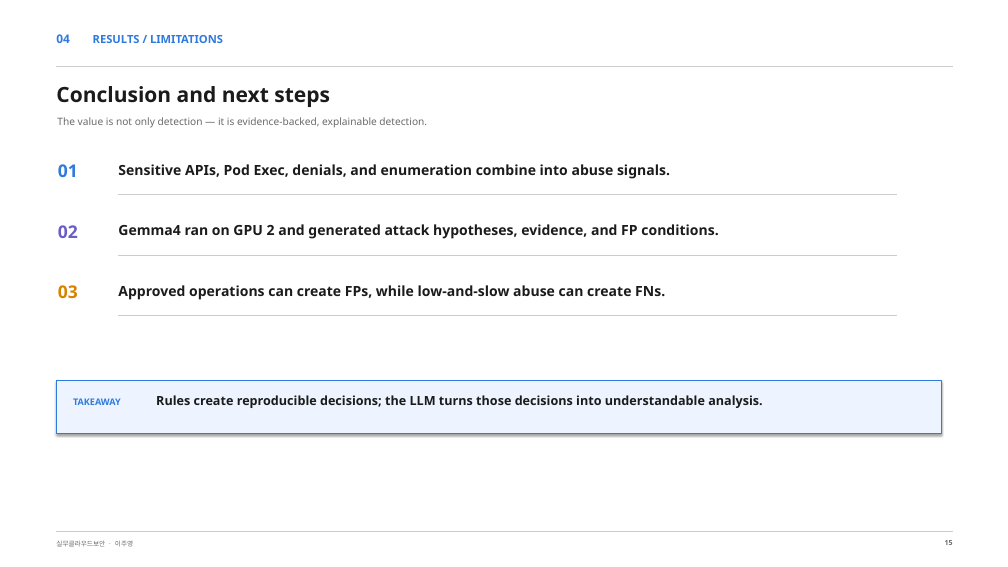
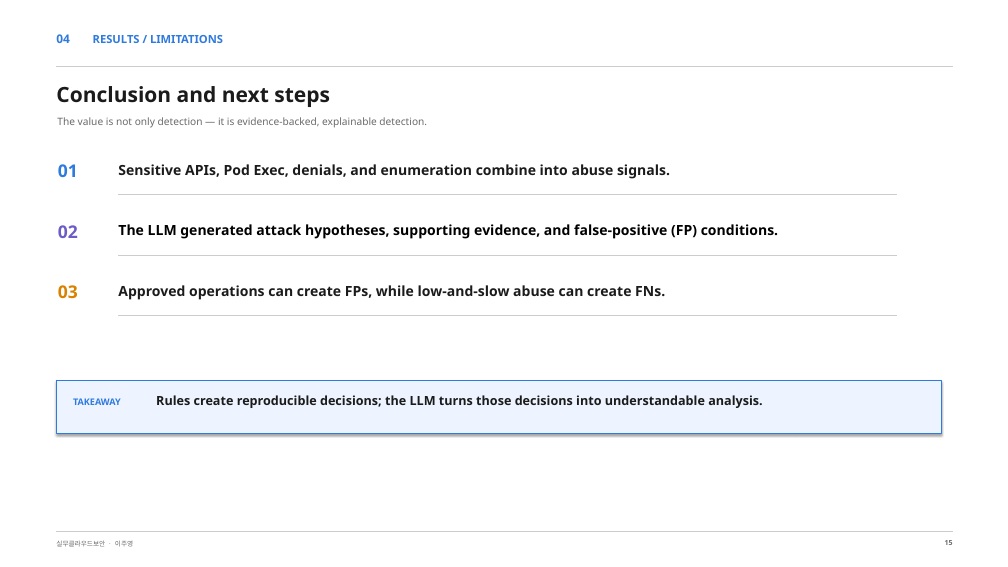
Before and after one commit to leeju0/Cloud_PBL, a slide deck: slide 15 of presentation/api_credential_abuse_detection.pptx. Drawn at 1008x567 pixels with LibreOffice and Linux fonts; fonts in the diff are those of the drawing. Boxes give left, top, right and bottom in pixels: in the first picture for what was removed or moved away, otherwise in the second. Text is boxed around its words. In the diff, an @@ line names an element or a change of style, - is before the commit and + after.

```diff
--- a/presentation/api_credential_abuse_detection.pptx
+++ b/presentation/api_credential_abuse_detection.pptx
@@ text at [118, 224, 778, 239]: text changed; text colour #1B1B1B to #000000 @@
-Gemma4 ran on GPU 2 and generated attack hypotheses, evidence, and FP conditions.
+The LLM generated attack hypotheses, supporting evidence, and false-positive (FP) conditions.
```
Also in this commit, not shown: 6 other slides changed, 1 other file.
